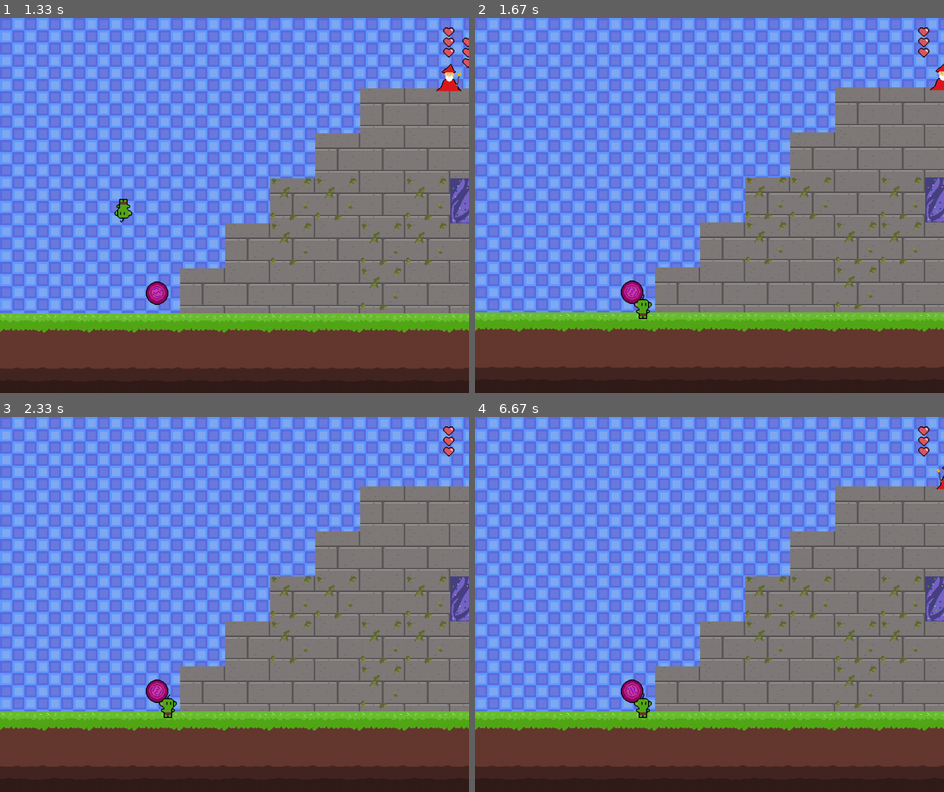
Above: before the commit, frames 1-4 (two rows, left to right).
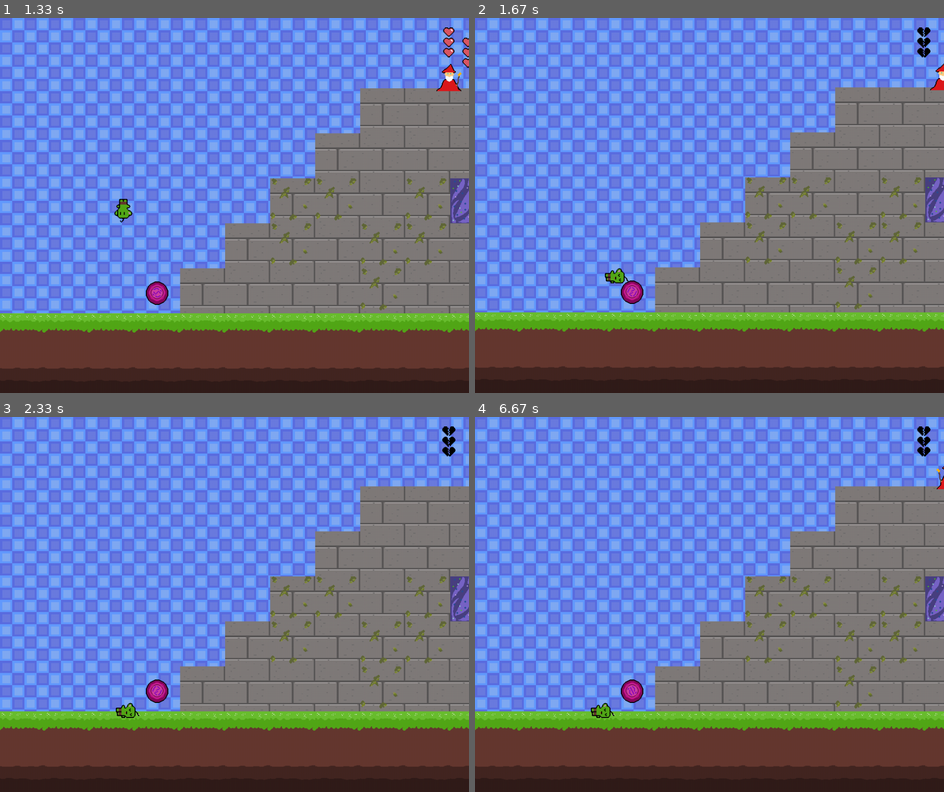
Above: after the commit, the same moments.

Repository: LeoBeox/Final_Project_PygameCE
Game: pygame game, started from main.py
The game is run twice, just before and just after one commit, with the same random seed, the same clock (stepped at 60 frames per second) and the same inputs.
Inputs:
- Up to frame 1 (1.33 s): hold Right 0.33-0.8 s; hold Up 0.83-1.13 s; hold Right from 1.17 s (still down)
- Up to frame 2 (1.67 s): release Right at 1.63 s
- Up to frame 3 (2.33 s): no input
- Up to frame 4 (6.67 s): no input

Frame 1 is identical in both runs. In frame 2, 0.4% of the frame differs, in the area x 27-98%, y 2-81%; in frame 3, 0.4%; in frame 4, 0.4%.

Commit message:
Minor fixed in tiles.py and fixed enemy collision and rune collision. Still some weird bugs with enemy collision but struggling to crack

Diff:
--- a/main.py
+++ b/main.py
@@ -582,16 +582,18 @@
             # Checks if the player rect is coliding with enemy rect.
             player_bottom = player.rect.bottom
             enemy_top = enemy.rect.top
-            vertical_tolerance = 30 # Leniance
+            vertical_tolerance = 20 # Leniance
 
             if (abs(player_bottom - enemy_top) < vertical_tolerance and player.y_vel > -1):
                 # Enemy gets hit.
                 enemy.makeHit()
                 # Make the player bounce slightly
-                player.y_vel = -10
+                player.y_vel = -13
+                player.x_vel += 2
             else:
                 # Player gets hit.
                 player.makeHit()
+
 
 # Handles collision between the player and objects/tiles.
 def collide(player, objects, tilemap, dx):
@@ -634,7 +636,7 @@
             player.moveLeft(PLAYER_VEL)
         if keys[pygame.K_RIGHT] and not collide_right:
             player.moveRight(PLAYER_VEL)
-    else: # Player cannot move when hit
+    else: # Player cannot move when hit, but still has collisions
 
         collide_left = collide(player, objects, tilemap, PLAYER_VEL * 2)
         collide_right = collide(player, objects, tilemap, PLAYER_VEL * 2)
@@ -691,7 +693,8 @@
     # Lists of runes, enemies, and objects
     runes = [rune, rune2, rune3, rune4, rune5, rune6, rune7, rune8, rune9, rune10]
     enemies = [enemy1, enemy2, enemy3, enemy4]
-    objects = [winObject]
+    objects = [winObject] + runes
+
 
     # Entire canvas used for tilemap
     canvas = pygame.surface.Surface((CANVAS_WIDTH, CANVAS_HEIGHT))
--- a/tiles.py
+++ b/tiles.py
@@ -67,9 +67,9 @@
         for row in csv_map:
             x = 0
             for tile in row:
-                if tile == "-1":
+                if tile == "-1": # Empty tile
                     pass
-                elif tile == "0":
+                elif tile == "0": # Each number corresponds to a different tile in the sprite sheet, so I am assinging each one to the proper tile from Terrain.png
                     tiles.append(Tile(x * block_size, y * block_size, block_size, 0, 0))
                 elif tile == "1":
                     tiles.append(Tile(x * block_size, y * block_size, block_size, 96, 0))
